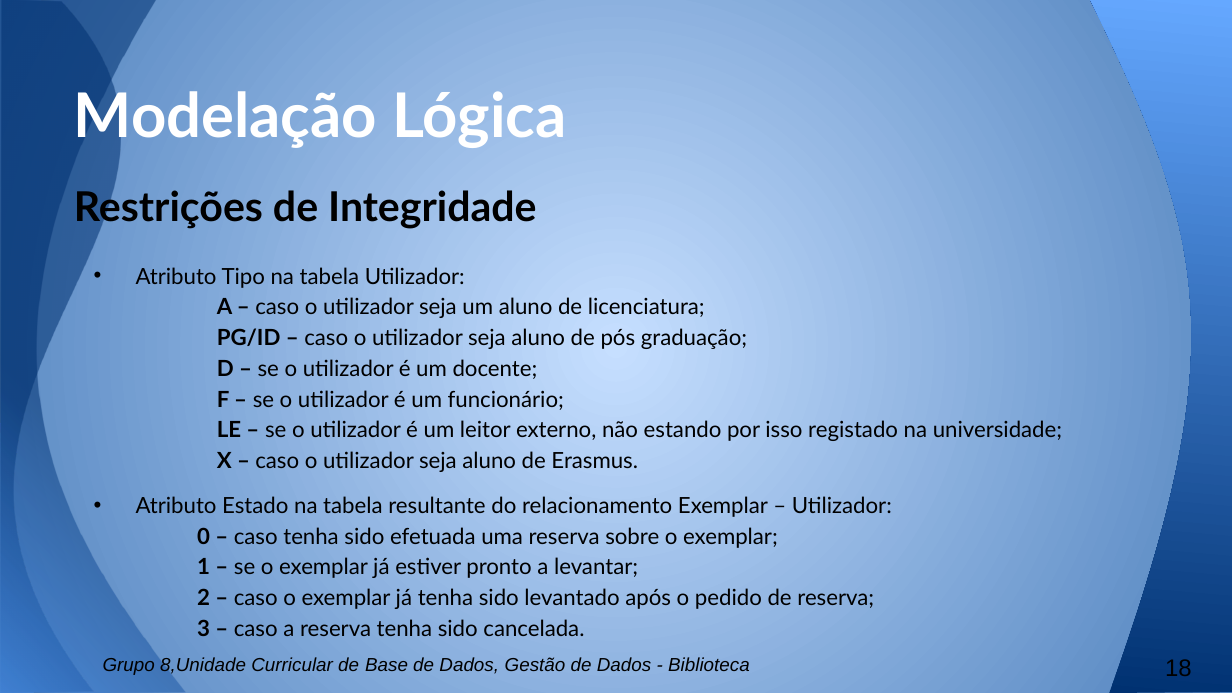
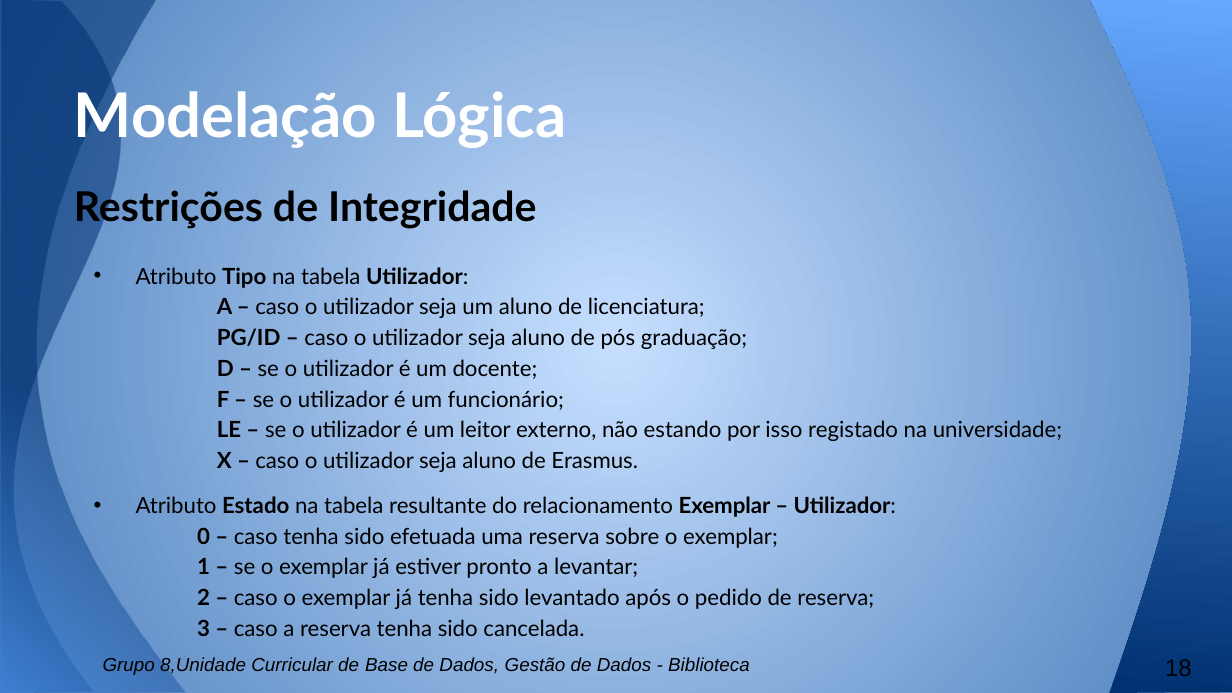
Before and after one commit to b-p3r/BD-1516, a slide deck: slide 18 of Apresentacao/Apresentacao.pptx. Drawn at 1232x693 pixels with LibreOffice and Linux fonts; fonts in the diff are those of the drawing. Boxes give left, top, right and bottom in pixels: in the first picture for what was removed or moved away, otherwise in the second. Text is boxed around its words. In the diff, an @@ line names an element or a change of style, - is before the commit and + after.

```diff
--- a/Apresentacao/Apresentacao.pptx
+++ b/Apresentacao/Apresentacao.pptx
@@ text at [136,267,896,517]: bold on in "Tipo Utilizador:", "Estado Exemplar – Utilizador:" @@
```
Also in this commit, not shown: 9 other slides changed.
